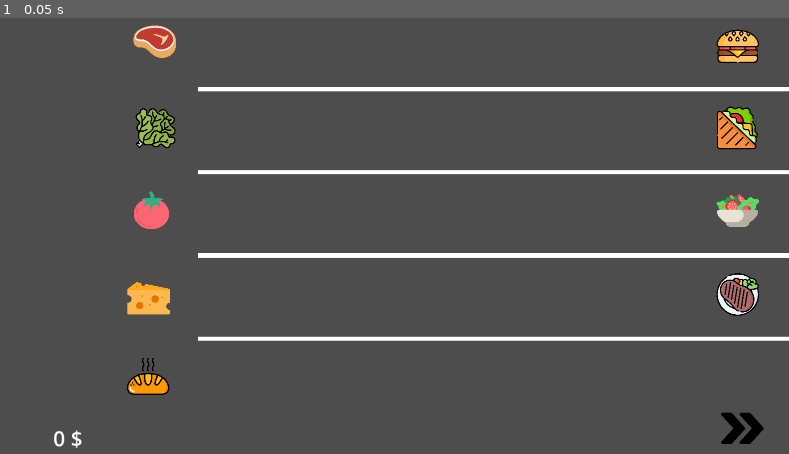
Above: before the commit, frame 1.
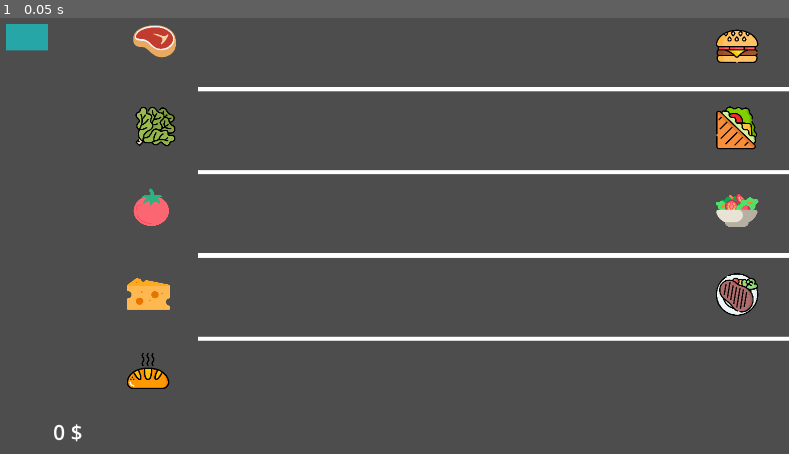
Above: after the commit, the same moment.

Repository: Draal8/MiamPI
Game: Godot game, scene res://Scenes/scene_1.tscn
Two runs of this game, one before a commit and one after it. Both use one fixed random seed, a clock stepped at 60 frames per second and the inputs below. Before the commit the project starts from res://scene_1.tscn.
Inputs:
- Up to frame 1 (0.05 s): no input

The runs differ from the first frame. In frame 1, 2.2% of the frame differs, in the area x 0-97%, y 1-99%.

Commit message:
Ajouts mouvements debug

Diff:
--- /dev/null
+++ b/Scenes/OperationMpi.tscn
@@ -0,0 +1,53 @@
+[gd_scene load_steps=3 format=3 uid="uid://d2myw6m0imtvk"]
+
+[ext_resource type="Script" path="res://Scripts/Operations_mpi/OperationMpi.gd" id="1_mvltg"]
+
+[sub_resource type="RectangleShape2D" id="RectangleShape2D_ep3j3"]
+size = Vector2(100, 64)
+
+[node name="OperationMpi" type="Node2D" groups=["dragable"]]
+script = ExtResource("1_mvltg")
+
+[node name="ColorRect" type="ColorRect" parent="."]
+anchors_preset = 8
+anchor_left = 0.5
+anchor_top = 0.5
+anchor_right = 0.5
+anchor_bottom = 0.5
+offset_left = -50.0
+offset_top = -32.0
+offset_right = 50.0
+offset_bottom = 32.0
+grow_horizontal = 2
+grow_vertical = 2
+mouse_filter = 2
+color = Color(0, 1, 1, 0.501961)
+metadata/_edit_use_anchors_ = true
+
+[node name="RichTextLabel" type="RichTextLabel" parent="."]
+visible = false
+anchors_preset = 8
+anchor_left = 0.5
+anchor_top = 0.5
+anchor_right = 0.5
+anchor_bottom = 0.5
+offset_left = -32.0
+offset_top = -16.0
+offset_right = 32.0
+offset_bottom = 12.0
+grow_horizontal = 2
+grow_vertical = 2
+mouse_filter = 2
+bbcode_enabled = true
+text = "[center][font_size=20]Bcast[center]"
+fit_content = true
+metadata/_edit_use_anchors_ = true
+
+[node name="Area2D" type="Area2D" parent="."]
+
+[node name="CollisionShape2D" type="CollisionShape2D" parent="Area2D"]
+shape = SubResource("RectangleShape2D_ep3j3")
+debug_color = Color(1, 1, 1, 0.42)
+
+[connection signal="mouse_shape_entered" from="Area2D" to="." method="_on_area_2d_mouse_shape_entered"]
+[connection signal="mouse_shape_exited" from="Area2D" to="." method="_on_area_2d_mouse_shape_exited"]
--- /dev/null
+++ b/Scenes/scene_1.tscn
@@ -0,0 +1,201 @@
+[gd_scene load_steps=19 format=3 uid="uid://dleh8sm0j70ru"]
+
+[ext_resource type="PackedScene" uid="uid://d2myw6m0imtvk" path="res://Scenes/OperationMpi.tscn" id="1_ycdpn"]
+[ext_resource type="Texture2D" uid="uid://cys1b863p45aa" path="res://fast-forward.png" id="2_n6c85"]
+[ext_resource type="Texture2D" uid="uid://drokbd43btot1" path="res://Assets/beef-steak.png" id="3_q20ow"]
+[ext_resource type="Texture2D" uid="uid://yshhxafp6y4t" path="res://Assets/lettuce.png" id="4_qu2c5"]
+[ext_resource type="Texture2D" uid="uid://dgcybspdmi5kn" path="res://Assets/tomate.png" id="5_mwmrh"]
+[ext_resource type="Texture2D" uid="uid://n8xi55642btw" path="res://Assets/cheese.png" id="6_sbval"]
+[ext_resource type="Texture2D" uid="uid://cjh4ramdb0cne" path="res://Assets/bread.png" id="7_4mi8c"]
+[ext_resource type="Texture2D" uid="uid://c1micros4yh7p" path="res://Assets/cheeseburger.png" id="8_67j2c"]
+[ext_resource type="Script" path="res://Scripts/client.gd" id="8_yybh3"]
+[ext_resource type="Texture2D" uid="uid://cab2jbtt747af" path="res://Assets/sandwich.png" id="9_gp357"]
+[ext_resource type="Texture2D" uid="uid://csio6m375t2r6" path="res://Assets/salad.png" id="10_dk47f"]
+[ext_resource type="Texture2D" uid="uid://boo3egctn1por" path="res://Assets/steak.png" id="11_tpnif"]
+
+[sub_resource type="RectangleShape2D" id="RectangleShape2D_pc5ey"]
+size = Vector2(50, 1080)
+
+[sub_resource type="RectangleShape2D" id="RectangleShape2D_xindp"]
+size = Vector2(1591.79, 54.7292)
+
+[sub_resource type="RectangleShape2D" id="RectangleShape2D_3oiry"]
+size = Vector2(1148, 191)
+
+[sub_resource type="RectangleShape2D" id="RectangleShape2D_bpeh6"]
+size = Vector2(609.071, 123.292)
+
+[sub_resource type="RectangleShape2D" id="RectangleShape2D_hph2n"]
+size = Vector2(17.22, 29.9175)
+
+[sub_resource type="RectangleShape2D" id="RectangleShape2D_kmqrl"]
+size = Vector2(36.807, 4.92342)
+
+[node name="Node2D" type="Node2D"]
+scale = Vector2(0.999027, 1)
+
+[node name="Planning_zone" type="Node2D" parent="."]
+
+[node name="Area2D" type="Area2D" parent="Planning_zone"]
+
+[node name="CollisionPolygon2D" type="CollisionPolygon2D" parent="Planning_zone/Area2D"]
+visible = false
+build_mode = 1
+polygon = PackedVector2Array(0, 0, 0, 1080, 1921, 1081, 1921, -1)
+
+[node name="Line_1" type="Line2D" parent="Planning_zone"]
+position = Vector2(500, 200)
+points = PackedVector2Array(0, 0, 1425, 0)
+
+[node name="Line_2" type="Line2D" parent="Planning_zone"]
+position = Vector2(500, 400)
+points = PackedVector2Array(0, 0, 1425, 0)
+
+[node name="Line_3" type="Line2D" parent="Planning_zone"]
+position = Vector2(500, 600)
+points = PackedVector2Array(0, 0, 1425, 0)
+
+[node name="Line_4" type="Line2D" parent="Planning_zone"]
+position = Vector2(500, 800)
+points = PackedVector2Array(0, 0, 1425, 0)
+
+[node name="Area2D2" type="Area2D" parent="Planning_zone"]
+
+[node name="CollisionShape2D" type="CollisionShape2D" parent="Planning_zone/Area2D2"]
+position = Vector2(1675, 540)
+shape = SubResource("RectangleShape2D_pc5ey")
+one_way_collision = true
+one_way_collision_margin = 0.0
+debug_color = Color(0, 0.556863, 0.898039, 1)
+
+[node name="UI" type="Node2D" parent="."]
+scale = Vector2(1, 0.985475)
+
+[node name="mpi_operations_zone2" type="Node2D" parent="UI"]
+position = Vector2(20, 20)
+scale = Vector2(1, 1)
+
+[node name="OperationMpi" parent="UI/mpi_operations_zone2" instance=ExtResource("1_ycdpn")]
+position = Vector2(69, 56)
+
+[node name="start_button" type="TextureButton" parent="UI"]
+visible = false
+offset_left = 1700.0
+offset_top = 951.0
+offset_right = 1919.0
+offset_bottom = 1079.0
+
+[node name="Area2D3" type="Area2D" parent="UI/start_button"]
+position = Vector2(-1700, -951)
+
+[node name="Sprite2D" type="Sprite2D" parent="UI/start_button/Area2D3"]
+position = Vector2(1808, 1016)
+scale = Vector2(0.2, 0.2)
+texture = ExtResource("2_n6c85")
+
+[node name="RichTextLabel" type="RichTextLabel" parent="UI"]
+layout_direction = 2
+offset_top = 1005.0
+offset_right = 222.0
+offset_bottom = 1078.0
+size_flags_horizontal = 3
+bbcode_enabled = true
+text = "[right][font_size=50]0 $[right]"
+text_direction = 1
+
+[node name="ingredient1" type="Sprite2D" parent="UI"]
+position = Vector2(396, 86)
+scale = Vector2(0.2, 0.2)
+texture = ExtResource("3_q20ow")
+
+[node name="ingredient2" type="Sprite2D" parent="UI"]
+position = Vector2(398, 294)
+scale = Vector2(0.2, 0.2)
+texture = ExtResource("4_qu2c5")
+
+[node name="ingredient3" type="Sprite2D" parent="UI"]
+position = Vector2(388, 491)
+scale = Vector2(0.2, 0.2)
+texture = ExtResource("5_mwmrh")
+
+[node name="ingredient4" type="Sprite2D" parent="UI"]
+position = Vector2(381, 703)
+scale = Vector2(0.2, 0.2)
+texture = ExtResource("6_sbval")
+
+[node name="ingredient5" type="Sprite2D" parent="UI"]
+position = Vector2(380, 891)
+scale = Vector2(0.2, 0.2)
+texture = ExtResource("7_4mi8c")
+
+[node name="Clients" type="Node2D" parent="."]
+
+[node name="Client1" type="Node2D" parent="Clients"]
+script = ExtResource("8_yybh3")
+
+[node name="zone" type="Area2D" parent="Clients/Client1"]
+scale = Vector2(-123.834, 3.563)
+
+[node name="client1_hitbox" type="CollisionShape2D" parent="Clients/Client1/zone"]
+position = Vector2(-8.67293, 27.6452)
+scale = Vector2(0.00582397, 1)
+shape = SubResource("RectangleShape2D_xindp")
+
+[node name="Recette1_1" type="Sprite2D" parent="Clients/Client1"]
+position = Vector2(1797, 97)
+scale = Vector2(0.2, 0.2)
+texture = ExtResource("8_67j2c")
+
+[node name="Client2" type="Node2D" parent="Clients"]
+
+[node name="zone" type="Area2D" parent="Clients/Client2"]
+
+[node name="hitbox" type="CollisionShape2D" parent="Clients/Client2/zone"]
+position = Vector2(1074, 299.5)
+shape = SubResource("RectangleShape2D_3oiry")
+
+[node name="Recette2_1" type="Sprite2D" parent="Clients/Client2"]
+position = Vector2(1796, 293)
+scale = Vector2(0.2, 0.2)
+texture = ExtResource("9_gp357")
+
+[node name="Client3" type="Node2D" parent="Clients"]
+
+[node name="zone" type="Area2D" parent="Clients/Client3"]
+
+[node name="hitbox" type="CollisionShape2D" parent="Clients/Client3/zone"]
+position = Vector2(1074, 500)
+scale = Vector2(1.88812, 1.54106)
+shape = SubResource("RectangleShape2D_bpeh6")
+
+[node name="Recette3_1" type="Sprite2D" parent="Clients/Client3"]
+position = Vector2(1797, 491)
+scale = Vector2(0.2, 0.2)
+texture = ExtResource("10_dk47f")
+
+[node name="Client4" type="Node2D" parent="Clients"]
+
+[node name="zone" type="Area2D" parent="Clients/Client4"]
+
+[node name="hitbox" type="CollisionShape2D" parent="Clients/Client4/zone"]
+position = Vector2(1074, 699.5)
+rotation = -3.14159
+scale = Vector2(66.899, -6.38422)
+shape = SubResource("RectangleShape2D_hph2n")
+
+[node name="Recette4_1" type="Sprite2D" parent="Clients/Client4"]
+position = Vector2(1797, 694)
+scale = Vector2(0.2, 0.2)
+texture = ExtResource("11_tpnif")
+
+[node name="Client5" type="Node2D" parent="Clients"]
+
+[node name="zone" type="Area2D" parent="Clients/Client5"]
+
+[node name="CollisionShape2D" type="CollisionShape2D" parent="Clients/Client5/zone"]
+position = Vector2(1075.5, 897)
+scale = Vector2(31.3061, 37.6533)
+shape = SubResource("RectangleShape2D_kmqrl")
+
+[connection signal="area_entered" from="Clients/Client1/zone" to="Clients/Client1" method="_on_zone_area_entered"]
+[connection signal="area_exited" from="Clients/Client1/zone" to="Clients/Client1" method="_on_zone_area_exited"]
--- /dev/null
+++ b/Scripts/Operations_mpi/OperationMpi.gd
@@ -0,0 +1,65 @@
+extends Node2D
+
+var draggable = false
+var mouse_offset = Vector2(0, 0)
+var pos_originelle
+var areas_in = []
+
+# Called when the node enters the scene tree for the first time.
+func _ready() -> void:
+	pos_originelle = position
+	pass # Replace with function body.
+
+# Called every frame. 'delta' is the elapsed time since the previous frame.
+func _process(_delta: float) -> void:
+	if draggable:
+		follow_mouse()
+
+func follow_mouse():
+	position = get_global_mouse_position() + mouse_offset
+
+var mouse_entered = false
+func _on_area_2d_mouse_shape_entered(shape_idx: int) -> void:
+	mouse_entered = true
+
+func _on_area_2d_mouse_shape_exited(shape_idx: int) -> void:
+	mouse_entered = false
+
+func _input(event: InputEvent) -> void:
+	if event is InputEventMouseButton and event.button_index == MOUSE_BUTTON_LEFT:
+		if event.pressed and mouse_entered:
+			mouse_offset = position - get_global_mouse_position()
+			draggable = true
+		else:
+			draggable = false
+
+			# find which zone the operation is
+			if !areas_in.is_empty():
+				var difference = Vector2.ZERO
+				var max_area
+				for a in areas_in:
+					if difference > (a.position - position) ** 2:
+						difference = (a.position - position) ** 2
+						max_area = a
+
+				# obvious bug we start somewhere
+				position = max_area.position
+			else:
+				position = pos_originelle
+
+	pass # Replace with function body.
+
+func _on_area_2d_area_entered(area: Area2D) -> void:
+	print("blabla")
+	print(area.get_parent())
+	print(area)
+	areas_in.append(area)
+	pass # Replace with function body.
+
+func _on_area_2d_area_exited(area: Area2D) -> void:
+	print("plopplop")
+	print(area.get_basename())
+	print(area)
+	# find the area and remove it
+	areas_in.pop_at(areas_in.find(area))
+	pass # Replace with function body.
--- a/Scripts/client.gd
+++ b/Scripts/client.gd
@@ -1,6 +1,7 @@
 class_name client
 extends Node
 
+var client_name
 var recettes = []
 var ingredients: Dictionary = { "cabbage":0, "steak":0, "cheese":0, "tomato":0, "bread":0 }
 
@@ -29,8 +30,17 @@
 
 # Called when the node enters the scene tree for the first time.
 func _ready() -> void:
+
 	pass # Replace with function body.
 
 # Called every frame. 'delta' is the elapsed time since the previous frame.
 func _process(delta: float) -> void:
 	pass
+
+func _on_zone_area_entered(_area: Area2D) -> void:
+	print("C")
+	pass # Replace with function body.
+
+func _on_zone_area_exited(_area: Area2D) -> void:
+	print("areaB")
+	pass # Replace with function body.
--- a/project.godot
+++ b/project.godot
@@ -11,7 +11,7 @@
 [application]
 
 config/name="Miam-PI"
-run/main_scene="res://scene_1.tscn"
+run/main_scene="res://Scenes/scene_1.tscn"
 config/features=PackedStringArray("4.3", "Forward Plus")
 config/icon="res://icon.svg"
 
@@ -20,3 +20,7 @@
 window/size/viewport_width=1920
 window/size/viewport_height=1080
 window/size/borderless=true
+
+[global_group]
+
+dragable=""
